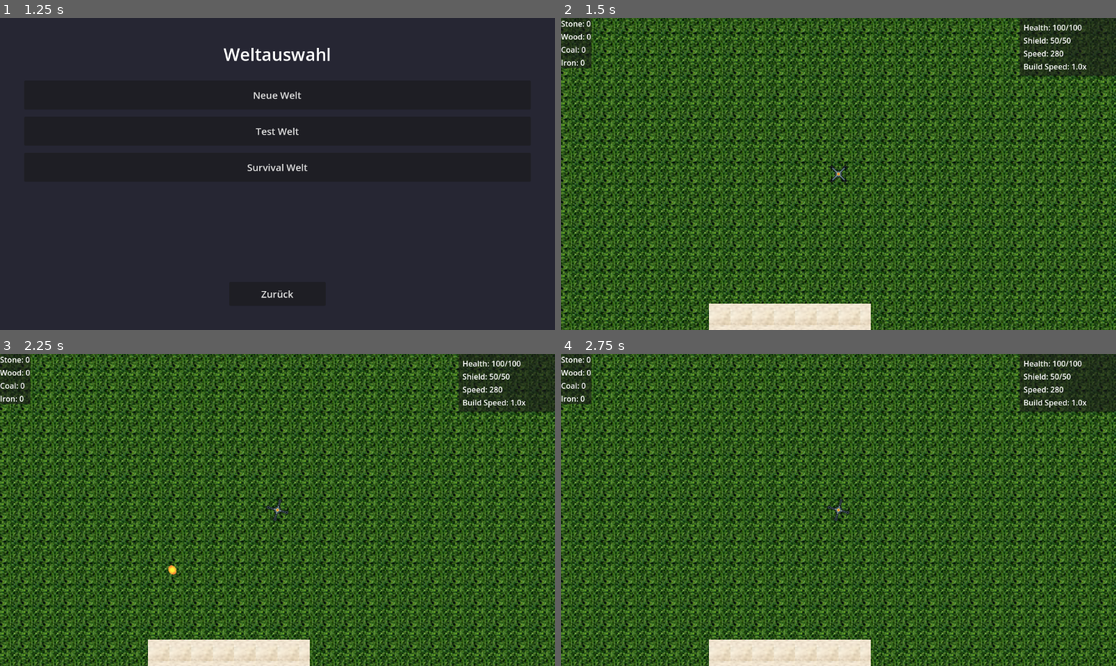
Above: before the commit, frames 1-4 (two rows, left to right).
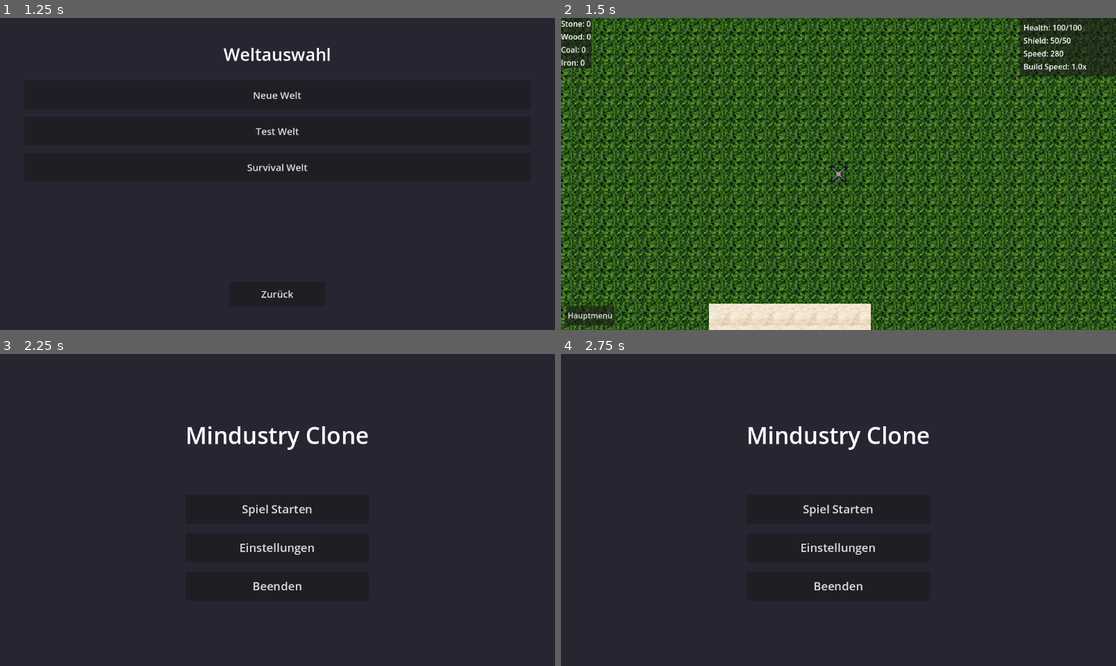
Above: after the commit, the same moments.

Repository: Hellboy20151011/Mindustry_Clone
Game: Godot game, scene res://Menus/MainMenu.tscn
Same seed, same stepped clock (60 frames per second), same inputs: the game is played once before the commit and once after it.
Inputs (mouse positions are in pixels of both pictures, inside the frame that each line leads up to):
- Up to frame 1 (1.25 s): click "Spiel Starten" at 0.5 s
- Up to frame 2 (1.5 s): click "Neue Welt" at 1.25 s
- Up to frame 3 (2.25 s): click (27, 650) at 2 s, where only the run after the commit has a clickable "Hauptmenü"
- Up to frame 4 (2.75 s): no input

Frame 1 is identical in both runs. In frame 2, 0.4% of the frame differs, in the area x 0-10%, y 92-99%; in frame 3, 98%, in the area x 0-100%, y 0-100%; in frame 4, 98%.

Commit message:
Add menu button to HUD for returning to main menu
Co-authored-by: Hellboy20151011 <189905498+Hellboy20151011@users.noreply.github.com>

Diff:
--- a/mindustry-clone/Actors/HUD.tscn
+++ b/mindustry-clone/Actors/HUD.tscn
@@ -69,3 +69,15 @@
 unique_name_in_owner = true
 layout_mode = 2
 text = "Build Speed: 1.0x"
+
+[node name="MenuButton" type="Button" parent="."]
+unique_name_in_owner = true
+anchors_preset = 2
+anchor_top = 1.0
+anchor_bottom = 1.0
+offset_left = 10.0
+offset_top = -50.0
+offset_right = 110.0
+offset_bottom = -10.0
+grow_vertical = 0
+text = "Hauptmenü"
--- a/mindustry-clone/Actors/hud.gd
+++ b/mindustry-clone/Actors/hud.gd
@@ -12,10 +12,14 @@
 @onready var shield_label: Label = %ShieldLabel
 @onready var speed_label: Label = %SpeedLabel
 @onready var build_speed_label: Label = %BuildSpeedLabel
+@onready var menu_button: Button = %MenuButton
 
 var _player: Node = null
 
 func _ready() -> void:
+	# Connect menu button
+	menu_button.pressed.connect(_on_menu_button_pressed)
+
 	if player_path != NodePath():
 		_player = get_node(player_path)
 	else:
@@ -85,3 +89,6 @@
 	shield_label.text = "Shield: %.0f/%.0f" % [stats.get("current_shield", 0), stats.get("max_shield", 0)]
 	speed_label.text = "Speed: %.0f" % stats.get("max_speed", 0)
 	build_speed_label.text = "Build Speed: %.1fx" % stats.get("build_speed", 1.0)
+
+func _on_menu_button_pressed() -> void:
+	get_tree().change_scene_to_file("res://Menus/MainMenu.tscn")
